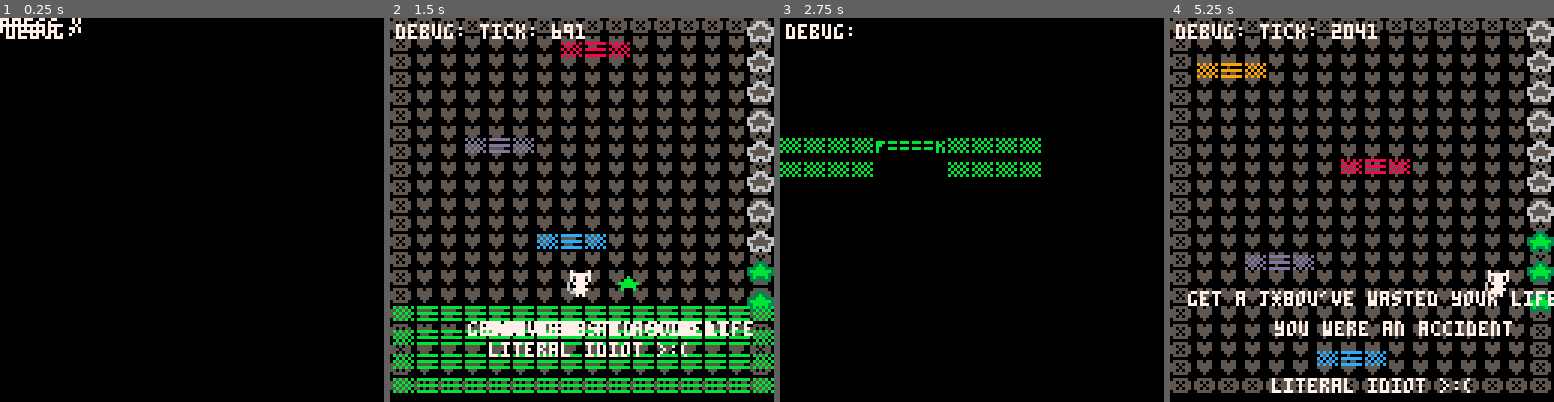
Above: before the commit, frames 1-4 (left to right).
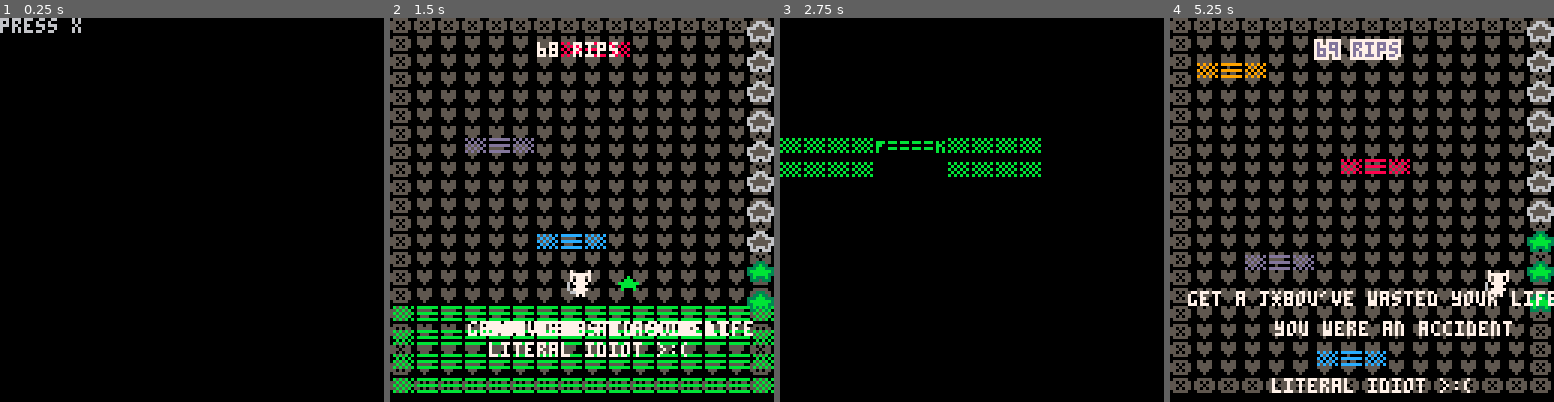
Above: after the commit, the same moments.

Repository: hypercube143/picoasciijam2026
Game: PICO-8 cartridge picoasciijam2016.p8
The game is run twice, just before and just after one commit, with the same random seed, the same clock (stepped at 60 frames per second) and the same inputs.
Inputs:
- Up to frame 1 (0.25 s): no input
- Up to frame 2 (1.5 s): tap X (X key) at 0.33, 1.07 s
- Up to frame 3 (2.75 s): hold Right 1.6-2.1 s; tap X (X key) at 1.85 s; hold Up 2.15-2.42 s; hold Right from 2.47 s (still down)
- Up to frame 4 (5.25 s): tap X (X key) at 2.97, 4.08, 5.2 s; release Right at 3.03 s; hold Left 3.08-3.58 s; hold Down 3.63-3.97 s; hold Right 4.02-4.68 s; hold Up 4.73-5.03 s; hold Left from 5.08 s (still down)

The runs differ from the first frame. In frame 1, 0.6% of the frame differs, in the area x 0-22%, y 0-6%; in frame 2, 1.1%; in frame 3, 0.3%; in frame 4, 1.9%, in the area x 1-61%, y 1-11%.

Commit message:
rip counter

Diff:
--- a/picoasciijam2016.p8
+++ b/picoasciijam2016.p8
@@ -21,6 +21,7 @@
 ------------------------------------------------------------------------------------------------------------------------------------------------------
 -- DEBUG THINGS
 debug = "debug: "
+debugMode = false
 debugCollisions = false
 debugWorldYLevels = false
 
@@ -28,6 +29,7 @@
 t = 0
 --entities = {} -- eg collidable
 map_tiles = {} -- eg collidable
+totalWeedRips = 68
 ------------------------------------------------------------------------------------------------------------------------------------------------------
 -- MAIN GAME FUNCTIONS
 ------------------------------------------------------------------------------------------------------------------------------------------------------
@@ -38,14 +40,14 @@
 
 function _update60()
    CURR_SCENE.update()
-   print(debug, 2, 2, 7)
+   if debugMode then print(debug, 2, 2, 7) end
 end
 
 function _draw()
     cls()
     debug = "debug: "
     CURR_SCENE.draw()
-    print(debug, 2, 2, 7)
+    if debugMode then print(debug, 2, 2, 7) end
 
 end
 
@@ -140,6 +142,9 @@
             drawThoughts()
 
             drawLerpingWeeds()
+
+            -- displayPlatformsClimbedText()
+            displayTotalWeedCollected(t)
 
             debug = debug .. tostr(#entities)
 
@@ -325,6 +330,7 @@
                 if btn(❎) then
                     lastWeedCollectedWorldY = collidable.worldY
 
+                    totalWeedRips += 1
 
                     --startLerpingWeed()
                     local screenY = getCoYFromPlayerWorldY(collidable)
@@ -710,6 +716,45 @@
     end
 end
 
+
+-- function displayPlatformsClimbedText()
+--     text = (platformTotalCount - 10) .. " scaled"
+--     print(text, getXToCentreTextToScreen(text), 16, 7)
+-- end
+
+wdfps = 5 -- weed display fps (for when rainbow)
+function displayTotalWeedCollected(ticks)
+    text = totalWeedRips .. " rips"
+
+    -- cycle thru rainbow colours if 69 or 420
+    if totalWeedRips == 69 or totalWeedRips == 420 then
+        rainbow = true
+        col = platformColours[(flr(t / (60 / wdfps)) % #platformColours) + 1]
+    else
+        rainbow = false
+        col = 7
+    end
+
+    x = getXToCentreTextToScreen(text)
+    y = 8
+
+    if rainbow then -- draw border if rainbow
+        for xOff = -1, 1 do
+            for yOff = -1, 1 do
+                print(text, x + xOff, y + yOff, 7) -- white border
+            end
+        end
+    end
+
+    print(text, x, y, col)
+end
+
+function getXToCentreTextToScreen(text)
+    centreSceenX = 127 / 2.0
+    textPxLen = #text * 4
+    newPos = centreSceenX - (textPxLen / 2.0)
+    return newPos
+end
 
 ------------------------------------------------------------------------------------------------------------------------------------------------------
 -- COLLISION OBJECT THINGS
